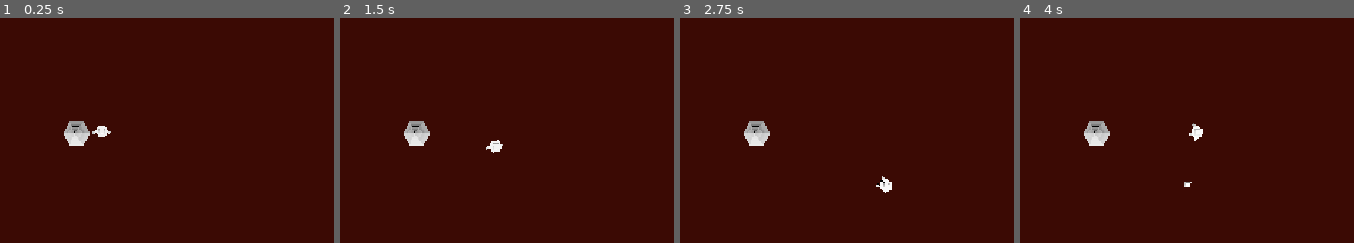
Above: before the commit, frames 1-4 (left to right).
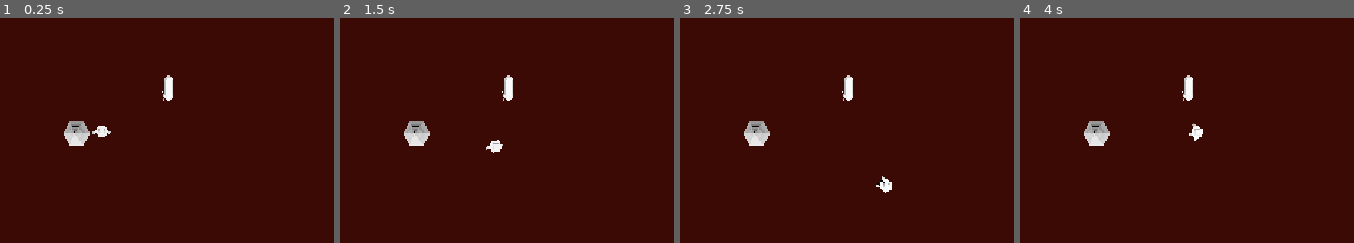
Above: after the commit, the same moments.

Repository: Hammster/GameJam-Oct-2026
Game: Godot game, scene res://Game.tscn
Same seed, same stepped clock (60 frames per second), same inputs: the game is played once before the commit and once after it.
Inputs:
- Up to frame 1 (0.25 s): no input
- Up to frame 2 (1.5 s): tap Enter at 0.5 s; hold D (move_right) 0.53-1.28 s; hold S (move_back) from 1.28 s (still down)
- Up to frame 3 (2.75 s): tap Space at 2 s; release S (move_back) at 2.03 s; hold D (move_right) from 2.03 s (still down)
- Up to frame 4 (4 s): release D (move_right) at 2.78 s; hold W (move_forward) 2.78-3.53 s; hold A (move_left) from 3.53 s (still down)
The pictures show only the part of the screen within x 36-86%, y 24-74%; the shares and areas given below are measured in that part.

The runs differ from the first frame. In frame 1, 0.3% of the frame differs, in the area x 48-52%, y 25-37%; in frame 2, 0.3%; in frame 3, 0.3%; in frame 4, 0.3%, in the area x 48-52%, y 25-76%.

Commit message:
Link skeletons to grave

Diff:
--- a/Game.tscn
+++ b/Game.tscn
@@ -3,11 +3,12 @@
 [ext_resource type="PackedScene" uid="uid://cykkfk7cjigk4" path="res://Graveyard.tscn" id="1_wbfu4"]
 [ext_resource type="PackedScene" uid="uid://xnc6rjabfgdv" path="res://grave_digger.tscn" id="2_xkndl"]
 [ext_resource type="PackedScene" uid="uid://lvf50mttls0k" path="res://skeleton/skeleton.tscn" id="3_u44n3"]
+[ext_resource type="PackedScene" uid="uid://b8udc3oxnjtvj" path="res://skeleton/grave.tscn" id="4_sb48q"]
 
 [node name="Node3D" type="Node3D" unique_id=203443286]
 
-[node name="character-skeleton" parent="." unique_id=1530747088 instance=ExtResource("3_u44n3")]
-grave = Vector3(3, 0, 2)
+[node name="character-skeleton" parent="." unique_id=1530747088 node_paths=PackedStringArray("grave") instance=ExtResource("3_u44n3")]
+grave = NodePath("../grave")
 
 [node name="Graveyard" parent="." unique_id=1040692397 instance=ExtResource("1_wbfu4")]
 
@@ -20,3 +21,6 @@
 
 [node name="DirectionalLight3D" type="DirectionalLight3D" parent="." unique_id=250175458]
 transform = Transform3D(1, 0, 0, 0, 0.33007008, 0.94395643, 0, -0.94395643, 0.33007008, 0, 6.002473, 3.8943646)
+
+[node name="grave" parent="." unique_id=212240962 instance=ExtResource("4_sb48q")]
+transform = Transform3D(1, 0, 0, 0, 1, 0, 0, 0, 1, 3, 0, -2)
--- /dev/null
+++ b/skeleton/grave.tscn
@@ -0,0 +1,5 @@
+[gd_scene format=3 uid="uid://b8udc3oxnjtvj"]
+
+[ext_resource type="PackedScene" uid="uid://cwi3lvpag1843" path="res://Assets/grave.fbx" id="1_wy67e"]
+
+[node name="grave" unique_id=212240962 instance=ExtResource("1_wy67e")]
--- a/skeleton/skeleton_ai.gd
+++ b/skeleton/skeleton_ai.gd
@@ -7,7 +7,7 @@
 const HEIGHT := 0.74
 const JITTER := 0.1
 
-@export var grave := Vector3.ZERO
+@export var grave: Node3D
 
 @onready var anim := $AnimationPlayer
 
@@ -33,11 +33,11 @@
 	match state:
 		State.BURIED:
 			visible = false
-			position = grave
+			position = grave.position
 			timer = randf_range(MIN_BURIED, MAX_BURIED)
 		State.EMERGING:
 			visible = true
-			position = grave
+			position = grave.position
 			timer = EMERGING
 			anim.play("pick-up")
 		State.ROAMING:
@@ -60,7 +60,7 @@
 			if timer < 0.0: set_state(State.EMERGING)
 		State.EMERGING:
 			var t: float = clamp(timer / EMERGING, 0.0, 1.0)
-			position = grave - Vector3.UP * HEIGHT * t
+			position = grave.position - Vector3.UP * HEIGHT * t
 			if timer < 0.0: set_state(State.ROAMING)
 		State.ROAMING:
 			position += dir * SPEED * delta
